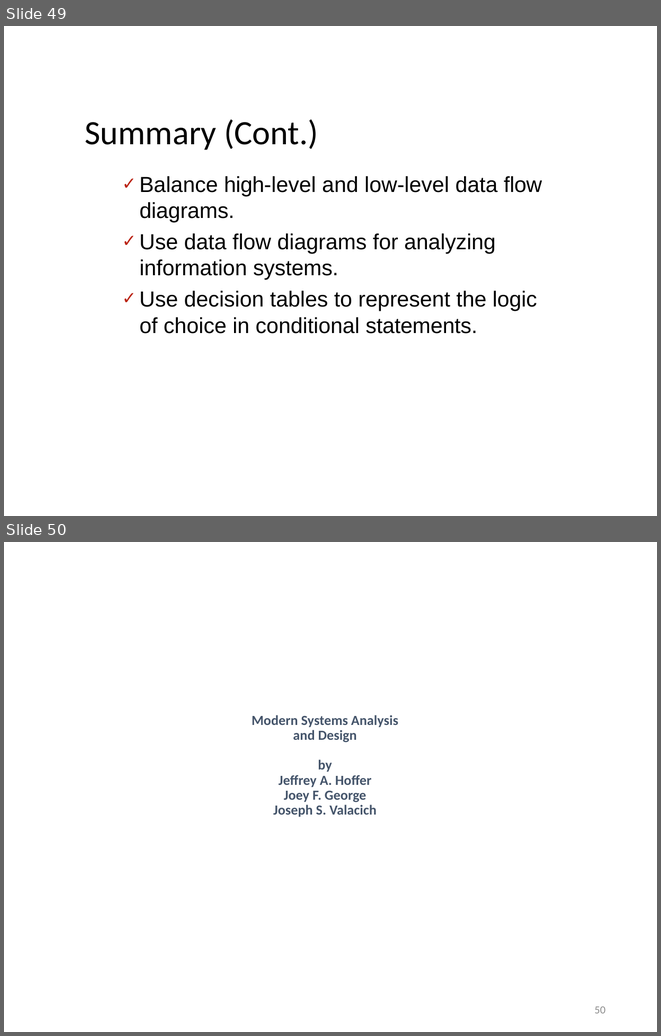
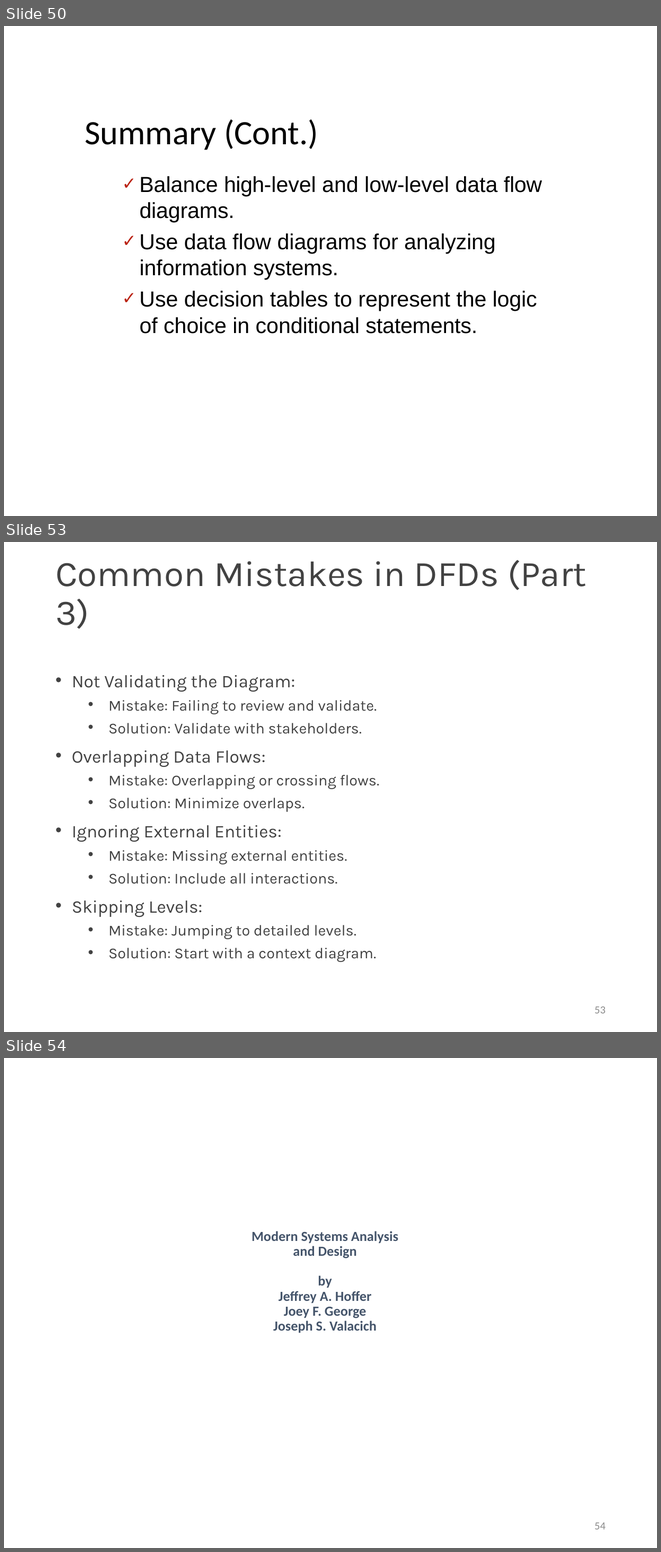
Before and after one commit to weiliang1995/UPM-Master-Software-Engineering-Course, a slide deck: SWE5300/Chapter 3-2 Software Analysis Requirements.pptx. Shown one above the other, each under a label of ours: slides 49 and 50 before the commit, slides 50, 53 and 54 after it; the slides between them are not shown. The pictures are 661x1036 and 661x1552 pixels, drawn with LibreOffice and Linux fonts; fonts in the diff are those of the drawing. Boxes give left, top, right and bottom in pixels: in the first picture for what was removed or moved away, otherwise in the second. Text is boxed around its words. In the diff, an @@ line names an element or a change of style, - is before the commit and + after.

```diff
--- a/SWE5300/Chapter 3-2 Software Analysis Requirements.pptx
+++ b/SWE5300/Chapter 3-2 Software Analysis Requirements.pptx
@@ slide 53 added at [4,542,657,1032], background #FFFFFF @@
@@ title added at [55,560,586,629], 39.6 pt, text #424242 @@
+Common Mistakes in DFDs (Part 3)
@@ text added at [72,675,380,962], 16.8 pt, text #424242 @@
+• Not Validating the Diagram:
+  • Mistake: Failing to review and validate.
+  • Solution: Validate with stakeholders.
+• Overlapping Data Flows:
+  • Mistake: Overlapping or crossing flows.
+  • Solution: Minimize overlaps.
+• Ignoring External Entities:
+  • Mistake: Missing external entities.
+  • Solution: Include all interactions.
+• Skipping Levels:
+  • Mistake: Jumping to detailed levels.
+  • Solution: Start with a context diagram.
@@ page number added at [594,1006,606,1013], 12 pt, text #8C8C8C @@
+53
@@ what was slide 49 is now slide 50 @@
@@ what was slide 50 is now slide 54 @@
@@ page number at [594,1522,606,1529]: text changed @@
-50
+54
```
Also in this commit, not shown: 8 slides changed, 8 other slides added, 5 slides removed, 4 other files.
